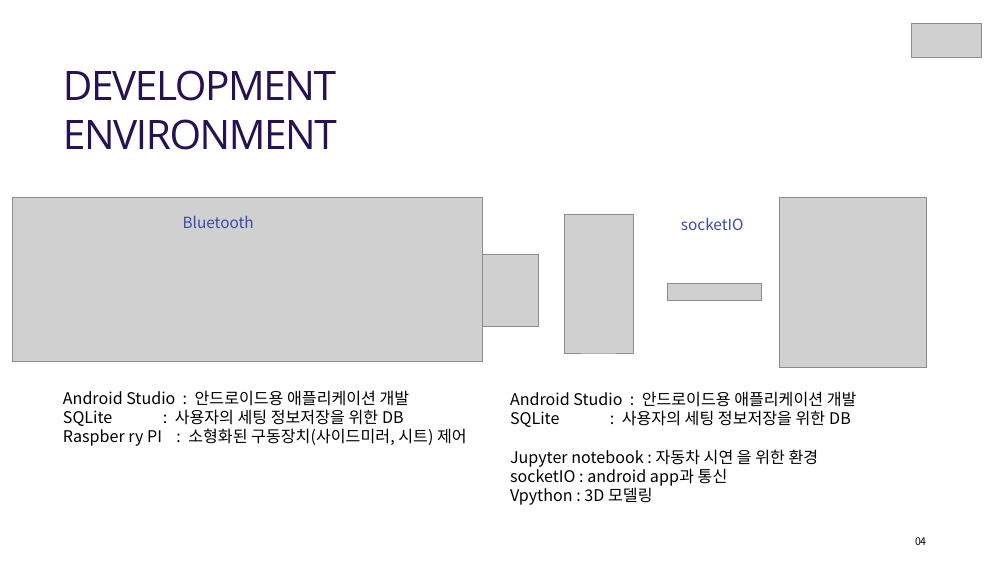
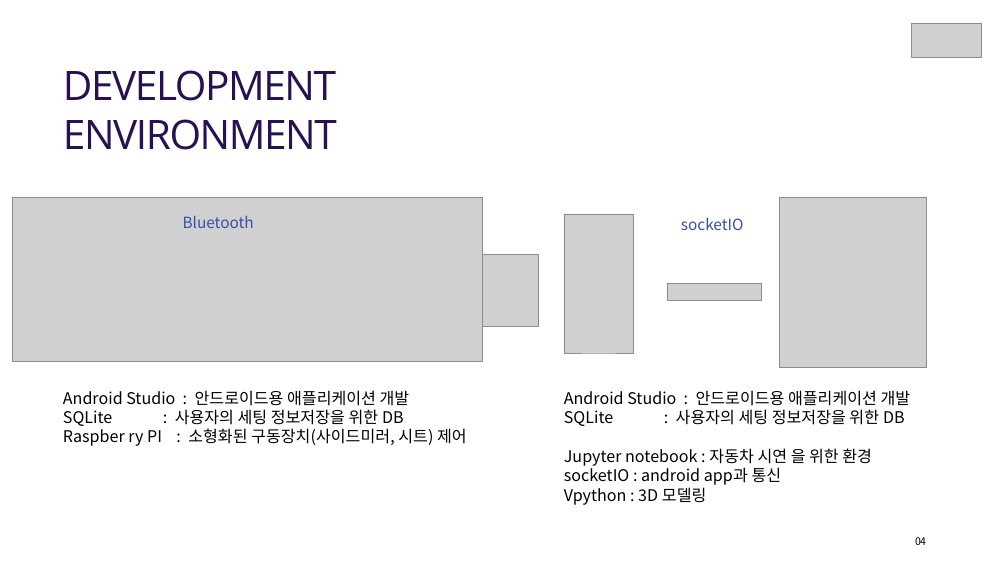
Before and after one commit to hyedinion/DrivePosition, a slide deck: slide 4 of SL_차량용어플리케이션아이디어_Hustar.pptx. Drawn at 1008x567 pixels with LibreOffice and Linux fonts; fonts in the diff are those of the drawing; grey boxes stand for pictures; background and template pictures are left out. Boxes give left, top, right and bottom in pixels: in the first picture for what was removed or moved away, otherwise in the second. Text is boxed around its words. In the diff, an @@ line names an element or a change of style, - is before the commit and + after.

```diff
--- a/SL_차량용어플리케이션아이디어_Hustar.pptx
+++ b/SL_차량용어플리케이션아이디어_Hustar.pptx
@@ text "Android Studio : 안드로이드용 애플리케이션 ...": place and size @@
-text "Android Studio : 안드로이드용 애플리케이션 ..." at [510, 391, 857, 505]
+text "Android Studio : 안드로이드용 애플리케이션 ..." at [564, 390, 911, 505]
```
Also in this commit, not shown: 16 other slides changed, 1 slide added, 1 slide removed.
